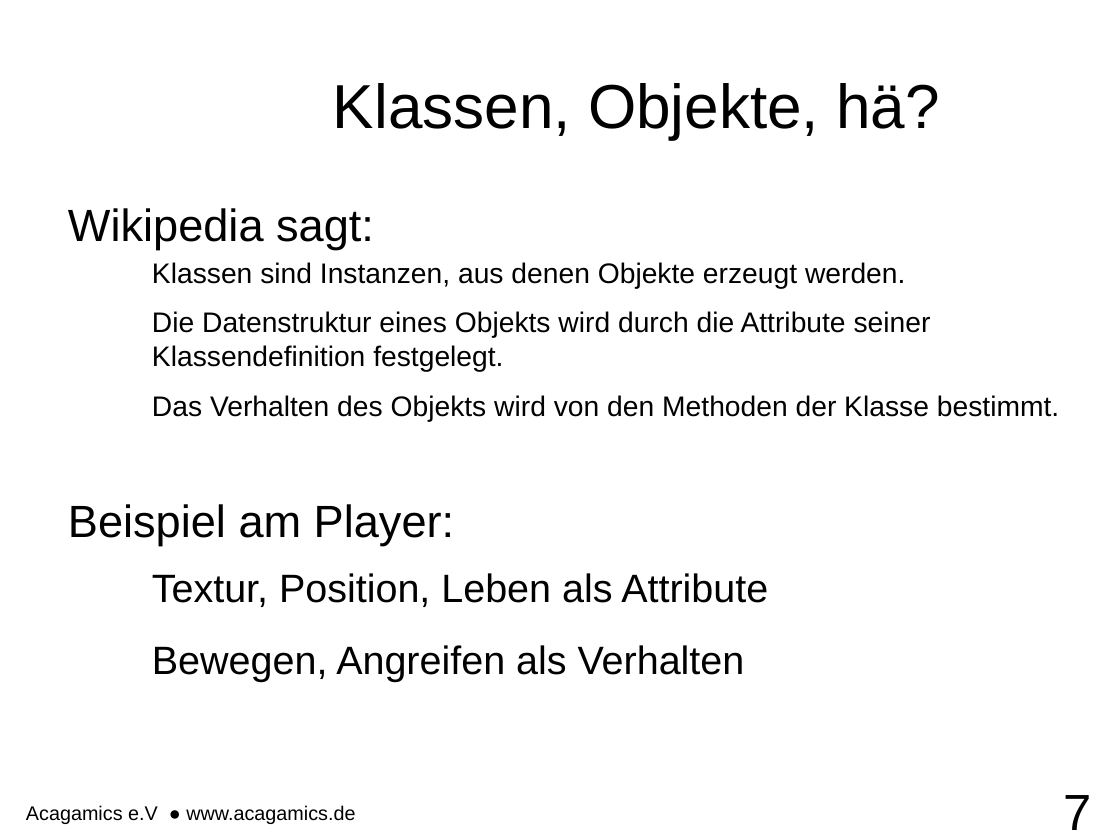
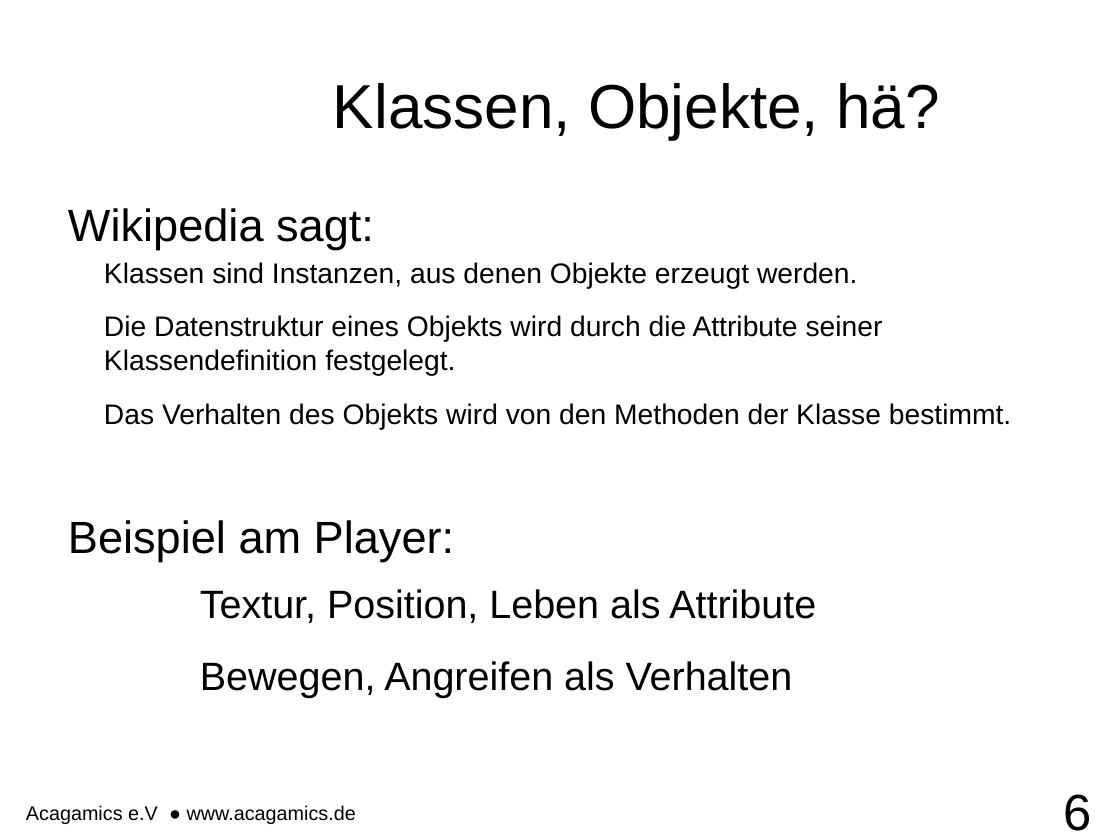
Before and after one commit to endert/Intro2D, a slide deck: slide 6 of 3. Vorlesung 03.11.14/3. Vorstellung.odp (slide 7 before the commit). Drawn at 1120x840 pixels with LibreOffice and Linux fonts; fonts in the diff are those of the drawing; background and template pictures are left out. Boxes give left, top, right and bottom in pixels: in the first picture for what was removed or moved away, otherwise in the second. Text is boxed around its words. In the diff, an @@ line names an element or a change of style, - is before the commit and + after.

```diff
--- a/3. Vorlesung 03.11.14/3. Vorstellung.odp
+++ b/3. Vorlesung 03.11.14/3. Vorstellung.odp
@@ text at bbox=[104, 262, 1011, 697]: indent changed; more space between paragraphs @@
@@ page number at bbox=[1064, 794, 1092, 831]: text changed @@
-7
+6
```
Also in this commit, not shown: 4 other slides changed, 1 slide added, 2 slides removed, 1 other file.
